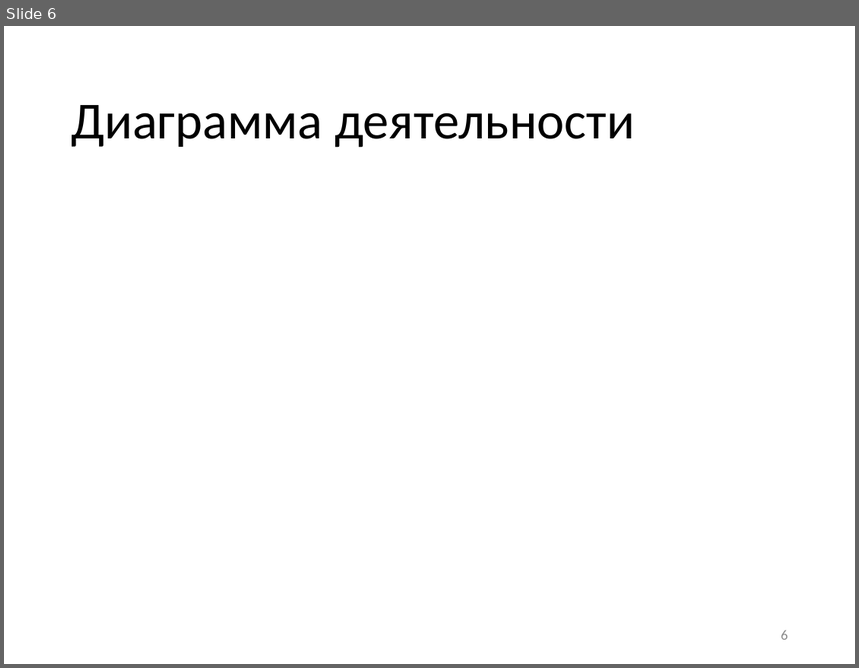
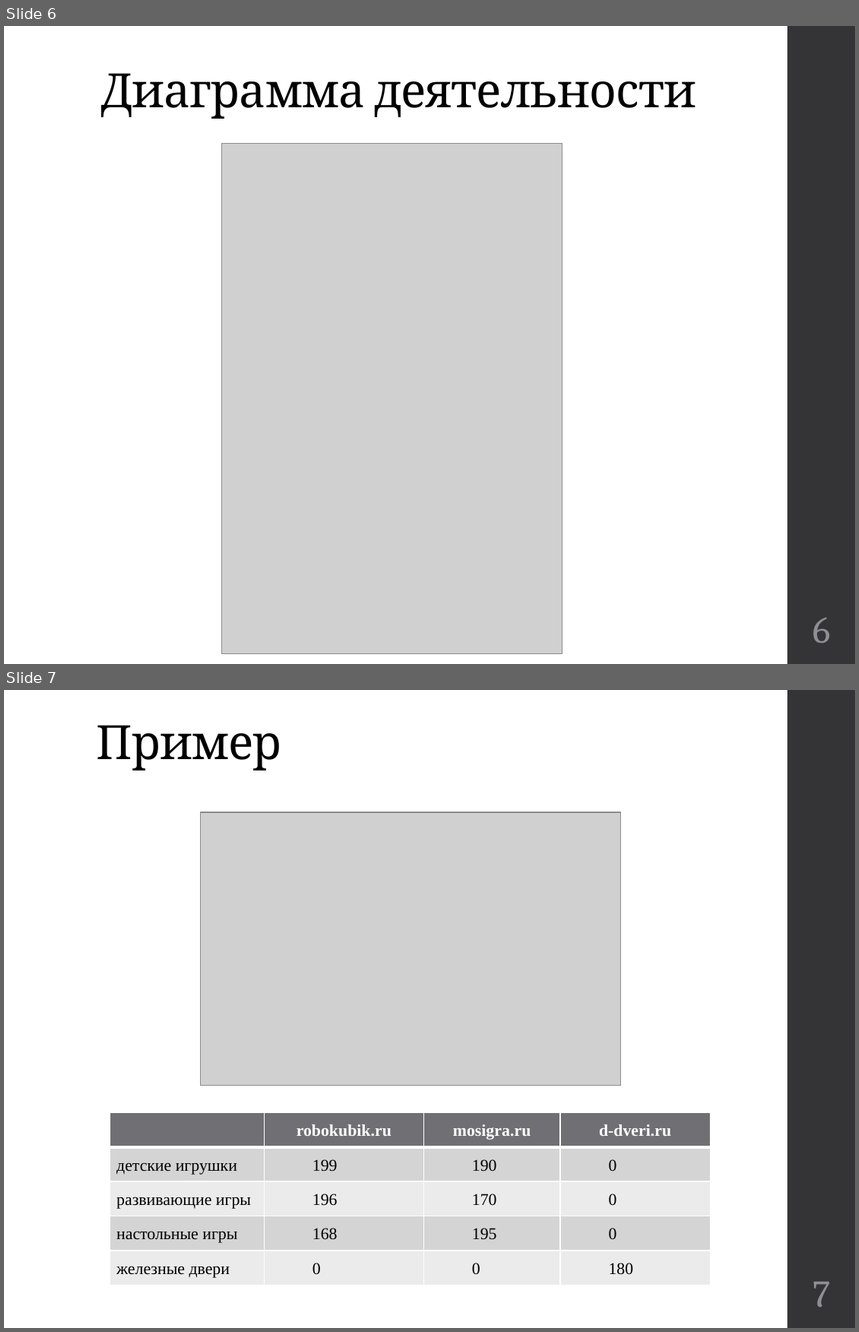
Before and after one commit to kwadraterry/diploma, a slide deck: Отчет/Доклад Неповинных.pptx. Shown one above the other, each under a label of ours: slide 6 before the commit, slides 6 and 7 after it. The pictures are 859x668 and 859x1332 pixels, drawn with LibreOffice and Linux fonts; fonts in the diff are those of the drawing; grey boxes stand for pictures. Boxes give left, top, right and bottom in pixels: in the first picture for what was removed or moved away, otherwise in the second. Text is boxed around its words. In the diff, an @@ line names an element or a change of style, - is before the commit and + after.

```diff
--- a/Отчет/Доклад Неповинных.pptx
+++ b/Отчет/Доклад Неповинных.pptx
@@ slide 7 added at (x1=4, y1=690, x2=855, y2=1328), background #FFFFFF; not listed: 1 template element that a slide beside it also shows @@
@@ title added at (x1=96, y1=725, x2=282, y2=771), 40 pt, text #000000 @@
+Пример
@@ picture added at (x1=200, y1=812, x2=620, y2=1086) @@
@@ table added at (x1=110, y1=1113, x2=711, y2=1286), 5 rows, 4 columns @@
+ | robokubik.ru | mosigra.ru | d-dveri.ru
+детские игрушки | 199 | 190 | 0
+развивающие игры | 196 | 170 | 0
+настольные игры | 168 | 195 | 0
+железные двери | 0 | 0 | 180
@@ page number added at (x1=813, y1=1282, x2=830, y2=1307), 32 pt, text #8E8E94 @@
+7
@@ slide 6 changed as well @@
@@ rectangle added at (x1=788, y1=26, x2=855, y2=664), fill #353537 @@
@@ title "Диаграмма деятельности" moved from (x1=71, y1=105, x2=635, y2=148) to (x1=101, y1=73, x2=696, y2=119) @@
@@ title "Диаграмма деятельности" at (x1=101, y1=73, x2=696, y2=119): size 44 to 40 pt, font Calibri to Cambria, letter spacing 0 to -0.5 pt; vertical alignment middle to bottom @@
@@ picture added at (x1=222, y1=144, x2=563, y2=655) @@
@@ page number moved from (x1=781, y1=630, x2=788, y2=640) to (x1=813, y1=618, x2=830, y2=643) @@
@@ page number at (x1=813, y1=618, x2=830, y2=643): size 12 to 32 pt, font Calibri to Cambria, text colour #8C8C8C to #8E8E94; alignment right to centre @@
```
Also in this commit, not shown: 10 other slides changed, 3 other slides added, 4 slides removed, 1 other file.
